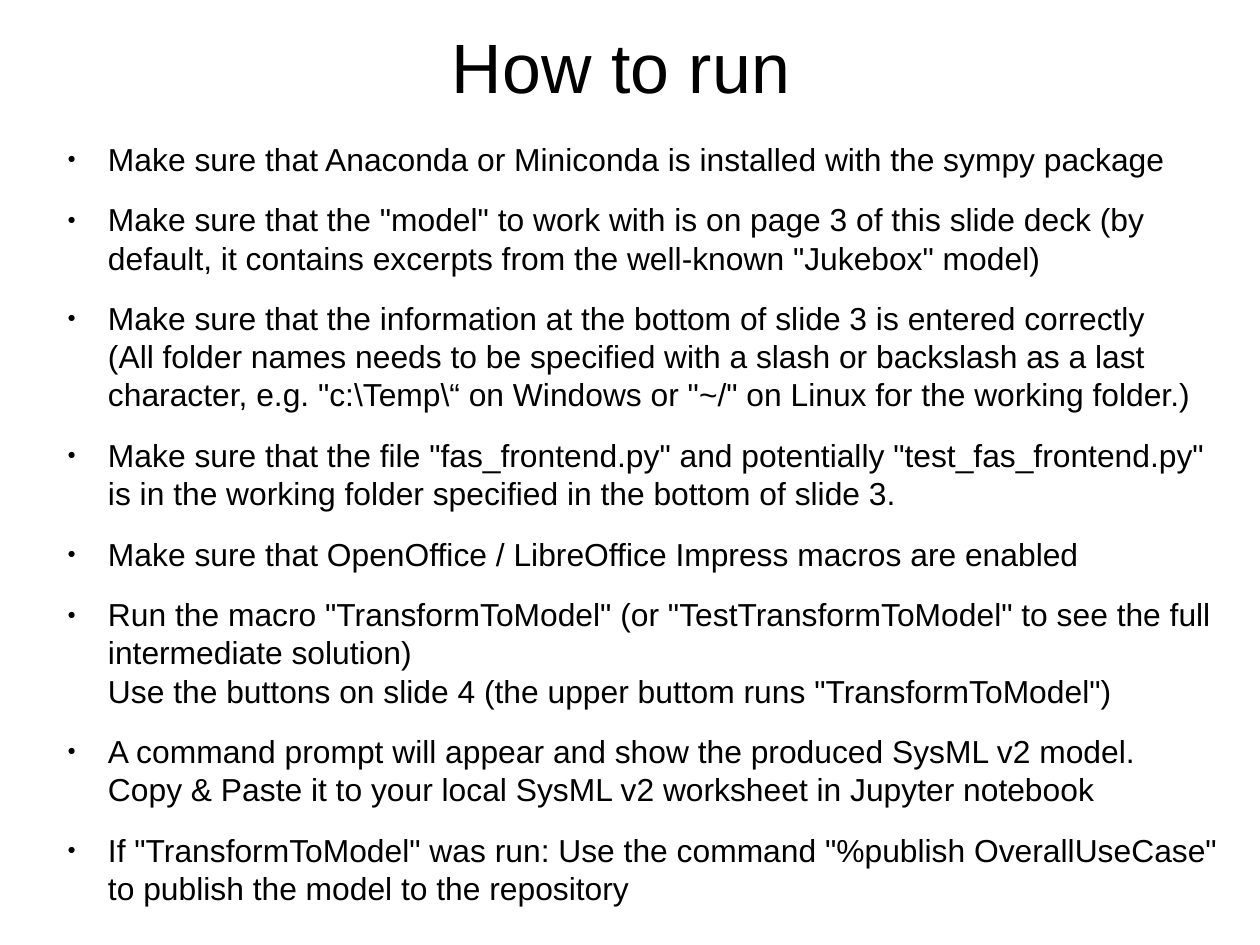
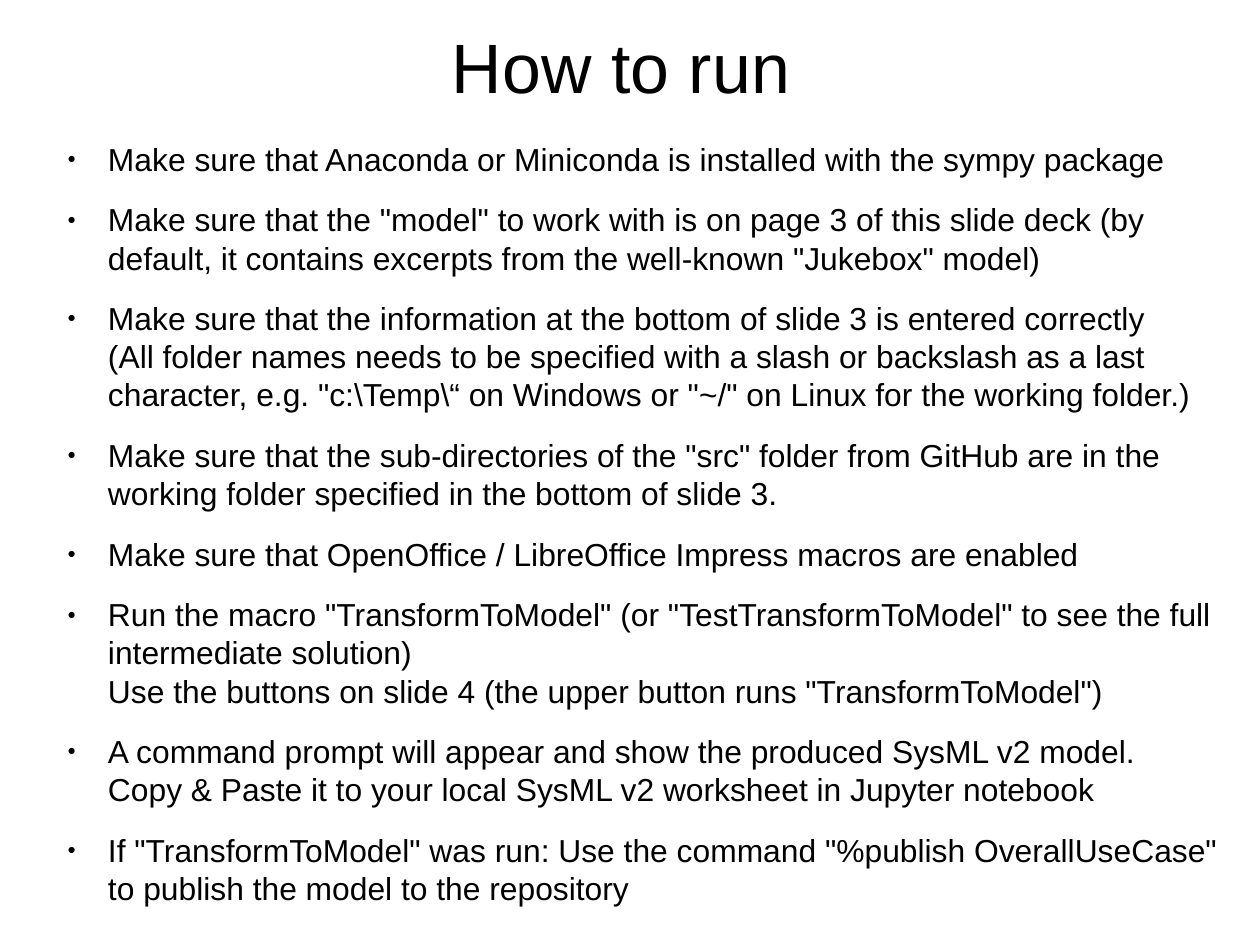
Before and after one commit to GfSE/fas4sysmlv2, a slide deck: slide 2 of src/io/usecase-activity-editor/fas_frontend.odp. Drawn at 1260x945 pixels with LibreOffice and Linux fonts; fonts in the diff are those of the drawing. Boxes give left, top, right and bottom in pixels: in the first picture for what was removed or moved away, otherwise in the second. Text is boxed around its words. In the diff, an @@ line names an element or a change of style, - is before the commit and + after.

```diff
--- a/src/io/usecase-activity-editor/fas_frontend.odp
+++ b/src/io/usecase-activity-editor/fas_frontend.odp
@@ text at (x1=108, y1=444, x2=1160, y2=511): text changed @@
-● Make sure that the file "fas_frontend.py" and potentially "test_fas_frontend.py" is in the working folder specified in the bottom of slide 3.
+● Make sure that the sub-directories of the "src" folder from GitHub are in the working folder specified in the bottom of slide 3.
@@ text at (x1=108, y1=603, x2=1211, y2=708): text changed @@
-● Run the macro "TransformToModel" (or "TestTransformToModel" to see the full intermediate solution)
-  Use the buttons on slide 4 (the upper buttom runs "TransformToModel")
+● Run the macro "TransformToModel" (or "TestTransformToModel" to see the full intermediate solution)
+  Use the buttons on slide 4 (the upper button runs "TransformToModel")
```
Also in this commit, not shown: 2 other files.
